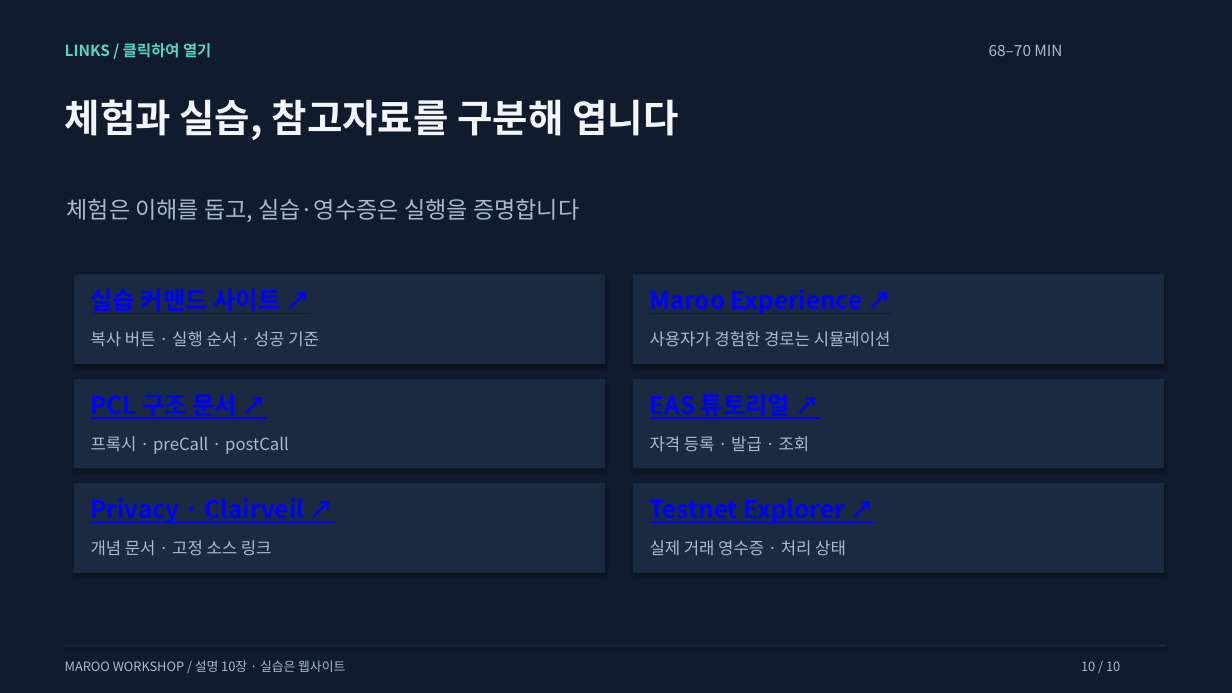
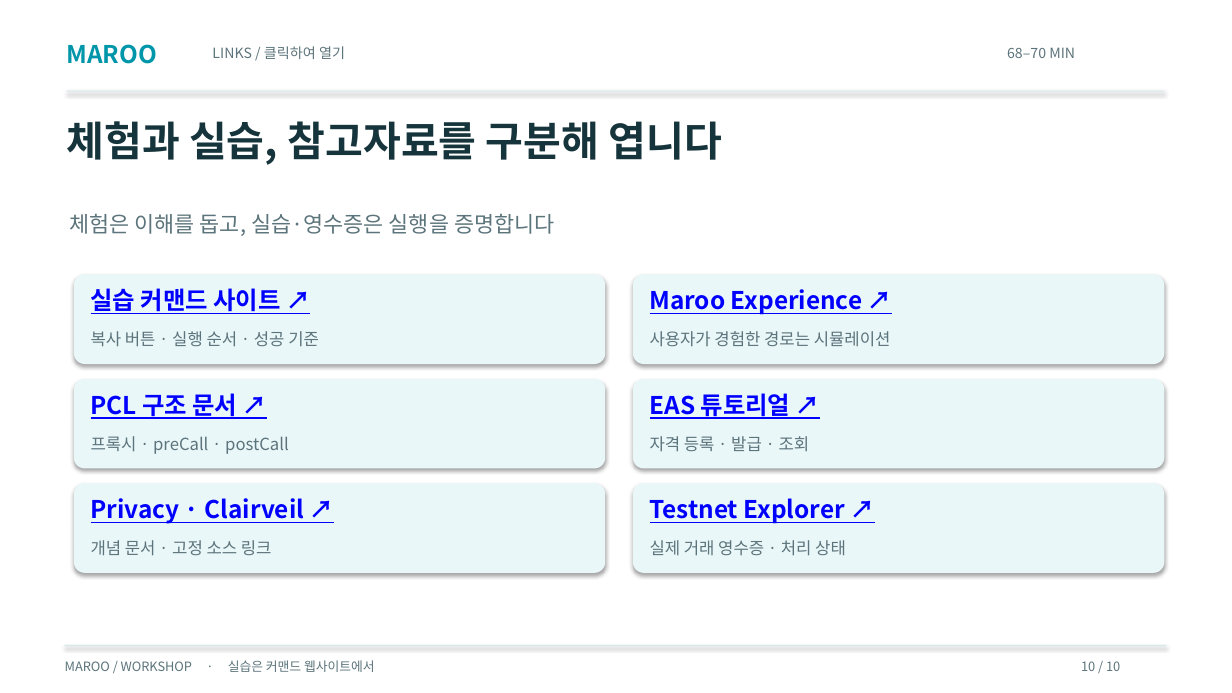
Before and after one commit to nubro999/maroo-devrel-workshop, a slide deck: slide 10 of workshop/Workshop_Slides.pptx. Drawn at 1232x693 pixels with LibreOffice and Linux fonts; fonts in the diff are those of the drawing. Boxes give left, top, right and bottom in pixels: in the first picture for what was removed or moved away, otherwise in the second. Text is boxed around its words. In the diff, an @@ line names an element or a change of style, - is before the commit and + after.

Commit message:
Restyle workshop and cheatsheet with white and Maroo core colors

```diff
--- a/workshop/Workshop_Slides.pptx
+++ b/workshop/Workshop_Slides.pptx
@@ rectangle at [0, 0, 1232, 693]: fill #101B2D to #FFFFFF @@
@@ text added at [66, 44, 156, 64], 19 pt, text #0096AA, bold @@
+MAROO
@@ text "LINKS / 클릭하여 열기": place and size @@
-text "LINKS / 클릭하여 열기" at [65, 43, 211, 58]
+text "LINKS / 클릭하여 열기" at [212, 46, 345, 59]
@@ text "LINKS / 클릭하여 열기" at [212, 46, 345, 59]: size 12 to 11 pt, text colour #58D6BD to #5C747B, bold off @@
@@ text "68–70 MIN": place and size @@
-text "68–70 MIN" at [989, 44, 1062, 56]
+text "68–70 MIN" at [1007, 47, 1075, 58]
@@ text "68–70 MIN" at [1007, 47, 1075, 58]: size 12 to 11 pt, text colour #A9BAD0 to #5C747B @@
@@ text "체험과 실습, 참고자료를 구분해 엽니다": place and size @@
-text "체험과 실습, 참고자료를 구분해 엽니다" at [65, 99, 678, 140]
+text "체험과 실습, 참고자료를 구분해 엽니다" at [66, 121, 722, 165]
@@ text "체험과 실습, 참고자료를 구분해 엽니다" at [66, 121, 722, 165]: size 30 to 32 pt, text colour #F3F6FA to #16343B @@
@@ rectangle added at [67, 91, 1165, 91], fill #D8E8EB @@
@@ text "체험은 이해를 돕고, 실습·영수증은 실행을 ...": place and size @@
-text "체험은 이해를 돕고, 실습·영수증은 실행을 ..." at [66, 198, 579, 222]
+text "체험은 이해를 돕고, 실습·영수증은 실행을 ..." at [69, 214, 554, 236]
@@ text "체험은 이해를 돕고, 실습·영수증은 실행을 ..." at [69, 214, 554, 236]: size 18 to 17 pt, text colour #A9BAD0 to #5C747B @@
@@ rectangle removed at [74, 274, 605, 364] @@
@@ rounded rectangle added at [74, 274, 605, 364], fill #EAF7F9 @@
@@ rectangle removed at [633, 274, 1165, 364] @@
@@ rounded rectangle added at [633, 274, 1165, 364], fill #EAF7F9 @@
@@ rectangle removed at [74, 379, 605, 469] @@
@@ rounded rectangle added at [74, 379, 605, 469], fill #EAF7F9 @@
@@ rectangle removed at [633, 379, 1165, 469] @@
@@ rounded rectangle added at [633, 379, 1165, 469], fill #EAF7F9 @@
@@ rectangle removed at [74, 483, 605, 573] @@
@@ rounded rectangle added at [74, 483, 605, 573], fill #EAF7F9 @@
@@ rectangle removed at [633, 483, 1165, 573] @@
@@ rounded rectangle added at [633, 483, 1165, 573], fill #EAF7F9 @@
@@ rectangle at [65, 645, 1166, 646]: fill #1A2A40 to #D8E8EB @@
@@ text colour #A9BAD0 to #5C747B in 7 elements at [91, 331, 319, 347], [650, 331, 891, 347], [91, 436, 289, 454], [650, 436, 810, 452], [91, 540, 272, 556], [650, 540, 846, 556], [1081, 661, 1120, 671] @@
@@ text at [65, 660, 375, 672]: text changed; text colour #A9BAD0 to #5C747B @@
-MAROO WORKSHOP / 설명 10장 · 실습은 웹사이트
+MAROO / WORKSHOP · 실습은 커맨드 웹사이트에서
```
Also in this commit, not shown: 9 other slides changed, 8 other files.
